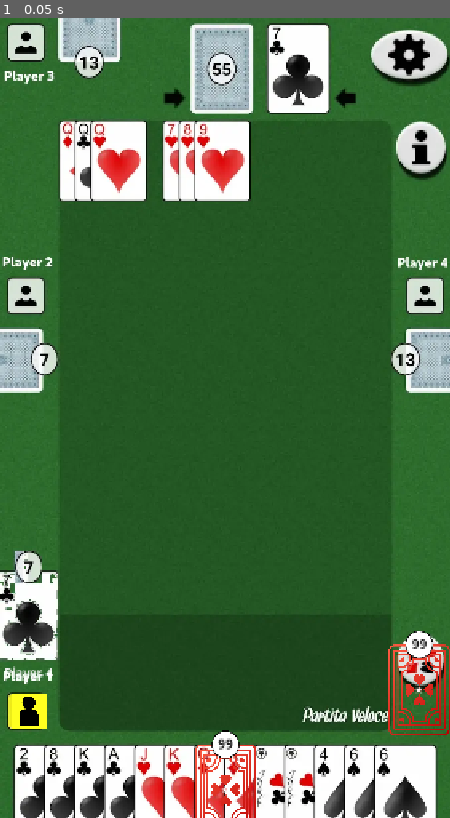
Above: before the commit, frame 1.
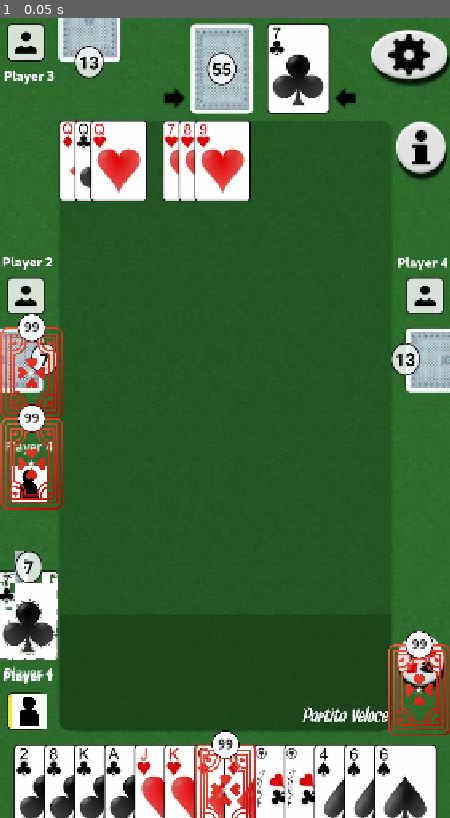
Above: after the commit, the same moment.

Repository: redd096/scala_tedesca
Game: Godot game, scene res://game_scene/prefabs/game_ui.tscn
Two runs of this game, one before a commit and one after it. Both use one fixed random seed, a clock stepped at 60 frames per second and the inputs below. This scene is started directly instead of the project's main scene.
Inputs:
- Up to frame 1 (0.05 s): no input

The runs differ from the first frame. In frame 1, 2.2% of the frame differs, in the area x 0-14%, y 37-89%.

Commit message:
temp left vertical

Diff:
--- a/game_scene/prefabs/game_ui.tscn
+++ b/game_scene/prefabs/game_ui.tscn
@@ -218,4 +218,34 @@
 [node name="CardsScroll" parent="BottomPlayerContainer/PlayerCards" index="3"]
 visible = false
 
+[node name="LeftPlayersContainer" type="VBoxContainer" parent="."]
+layout_mode = 1
+anchors_preset = 9
+anchor_bottom = 1.0
+offset_right = 100.0
+grow_vertical = 2
+alignment = 1
+
+[node name="BottomPlayerContainer2" type="PanelContainer" parent="LeftPlayersContainer"]
+layout_mode = 2
+
+[node name="PlayerCards" parent="LeftPlayersContainer/BottomPlayerContainer2" instance=ExtResource("5_c5wgr")]
+layout_mode = 2
+
+[node name="Player_VBoxContainer" parent="LeftPlayersContainer/BottomPlayerContainer2/PlayerCards" index="0"]
+offset_top = 32.0
+offset_bottom = 134.0
+
+[node name="OverflowContainer" parent="LeftPlayersContainer/BottomPlayerContainer2/PlayerCards" index="1"]
+anchors_preset = 7
+anchor_left = 0.5
+anchor_right = 0.5
+offset_left = -50.0
+offset_right = 50.0
+grow_horizontal = 2
+
+[node name="CardsScroll" parent="LeftPlayersContainer/BottomPlayerContainer2/PlayerCards" index="3"]
+visible = false
+
 [editable path="BottomPlayerContainer/PlayerCards"]
+[editable path="LeftPlayersContainer/BottomPlayerContainer2/PlayerCards"]
--- a/game_scene/prefabs/player_cards.tscn
+++ b/game_scene/prefabs/player_cards.tscn
@@ -43,6 +43,7 @@
 size_flags_vertical = 3
 
 [node name="TurnIcon" type="ColorRect" parent="Player_VBoxContainer/TurnIconContainer"]
+visible = false
 layout_mode = 2
 size_flags_vertical = 3
 color = Color(1, 1, 0.12549, 1)
